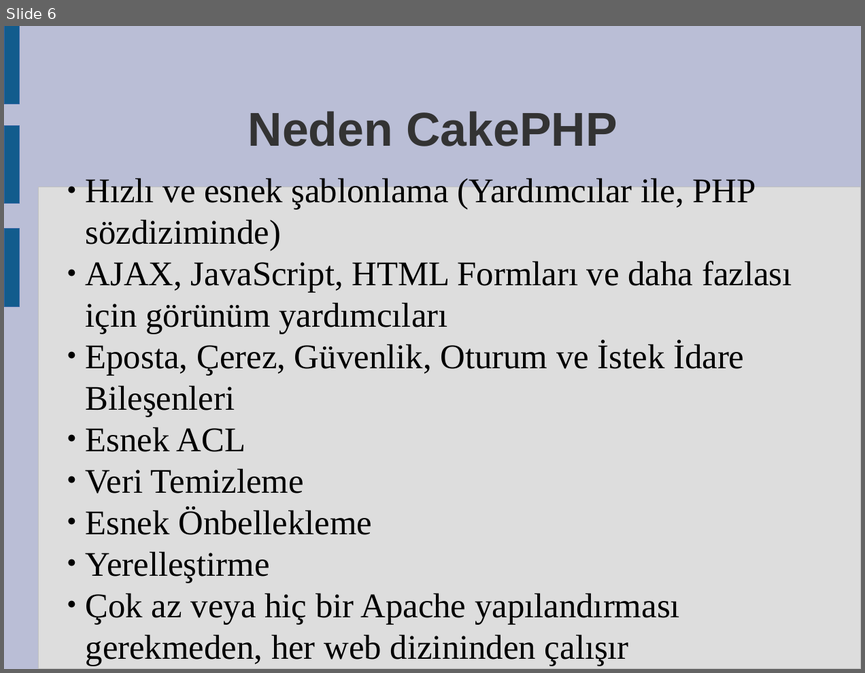
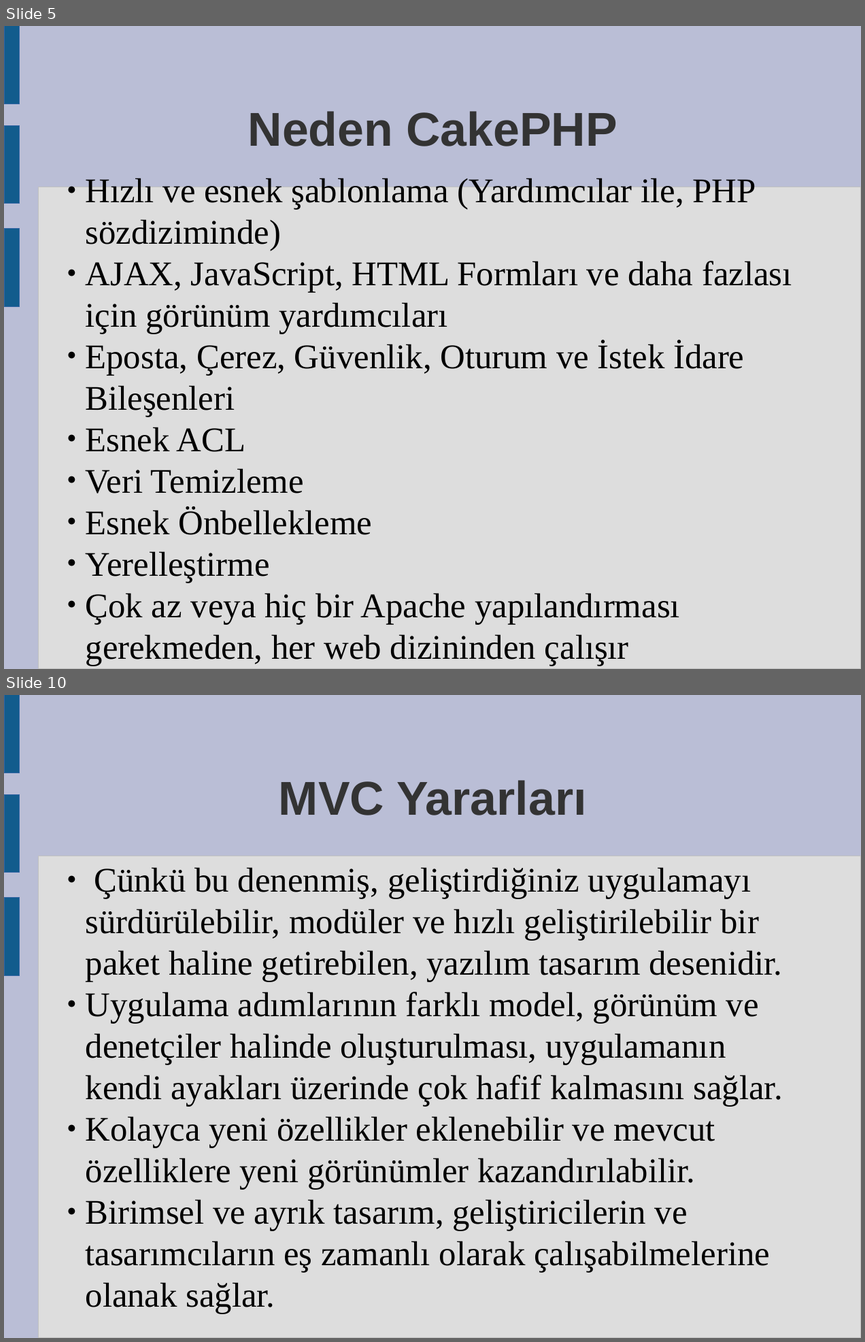
Before and after one commit to askin/misc, a slide deck: intern/cakephp/cakephp.odp. Shown one above the other, each under a label of ours: slide 6 before the commit, slides 5 and 10 after it; the slides between them are not shown. The pictures are 865x673 and 865x1342 pixels, drawn with LibreOffice and Linux fonts; fonts in the diff are those of the drawing. Boxes give left, top, right and bottom in pixels: in the first picture for what was removed or moved away, otherwise in the second. Text is boxed around its words. In the diff, an @@ line names an element or a change of style, - is before the commit and + after.

```diff
--- a/intern/cakephp/cakephp.odp
+++ b/intern/cakephp/cakephp.odp
@@ slide 10 added at (4,695,861,1338), background #BABED6; not listed: 4 template elements that a slide beside it also shows @@
@@ title added at (279,780,586,815), 44 pt, text #333333, bold @@
+MVC Yararları
@@ subtitle added at (86,867,783,1314), 32 pt, text #000000 @@
+● Çünkü bu denenmiş, geliştirdiğiniz uygulamayı sürdürülebilir, modüler ve hızlı geliştirilebilir bir paket haline getirebilen, yazılım tasarım desenidir.
+● Uygulama adımlarının farklı model, görünüm ve denetçiler halinde oluşturulması, uygulamanın kendi ayakları üzerinde çok hafif kalmasını sağlar.
+● Kolayca yeni özellikler eklenebilir ve mevcut özelliklere yeni görünümler kazandırılabilir.
+● Birimsel ve ayrık tasarım, geliştiricilerin ve tasarımcıların eş zamanlı olarak çalışabilmelerine olanak sağlar.
@@ what was slide 6 is now slide 5 @@
```
Also in this commit, not shown: 1 slide changed, 3 other slides added.
